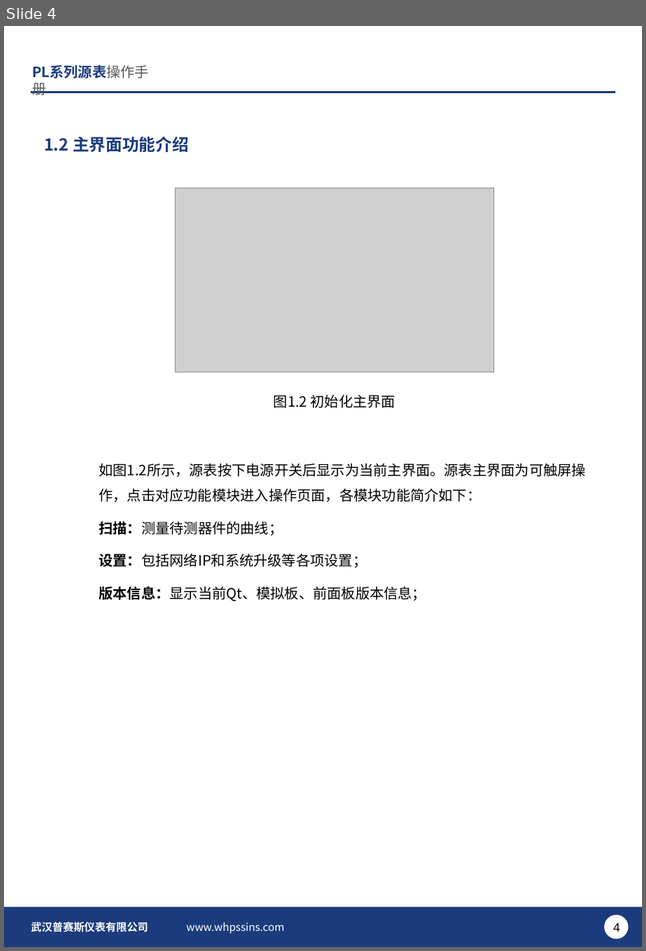
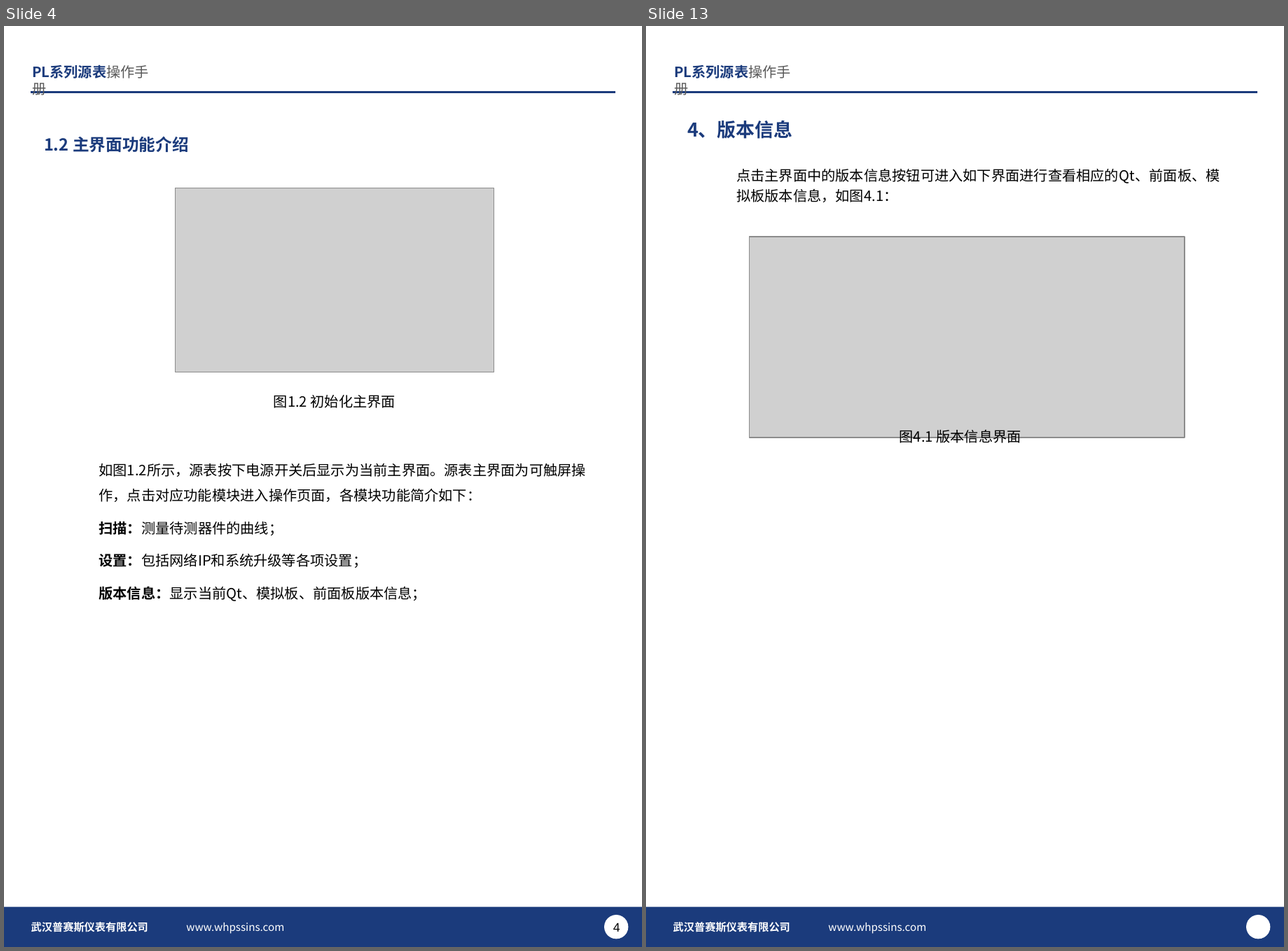
Before and after one commit to PathZW/Pss, a slide deck: 产品手册/PLx00/PL系列源表操作手册v1.0.1.pptx. Shown side by side, each under a label of ours: slide 4 before the commit, slides 4 and 13 after it; the slides between them are not shown. The pictures are 646x951 and 1288x951 pixels, drawn with LibreOffice and Linux fonts; fonts in the diff are those of the drawing; grey boxes stand for pictures; background and template pictures are left out. Boxes give left, top, right and bottom in pixels: in the first picture for what was removed or moved away, otherwise in the second. Text is boxed around its words. In the diff, an @@ line names an element or a change of style, - is before the commit and + after.

```diff
--- a/产品手册/PLx00/PL系列源表操作手册v1.0.1.pptx
+++ b/产品手册/PLx00/PL系列源表操作手册v1.0.1.pptx
@@ slide 13 added at [646,26,1284,947], background #FFFFFF; not listed: 6 template elements that a slide beside it also shows @@
@@ text added at [687,120,792,139], 16 pt, text #1B3B7C, bold @@
+4、版本信息
@@ text added at [736,169,1220,202], 12 pt, text #000000 @@
+点击主界面中的版本信息按钮可进入如下界面进行查看相应的Qt、前面板、模拟板版本信息，如图4.1：
@@ picture added at [749,237,1184,438] @@
@@ text added at [899,430,1021,446], 12 pt, text #000000 @@
+图4.1 版本信息界面
```
Also in this commit, not shown: 5 slides changed, 4 other slides added, 1 slide removed, 1 other file.
